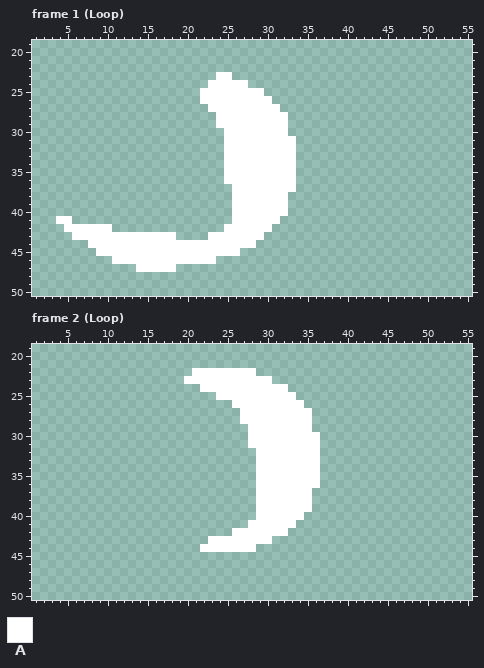
File history of a pixel-art file, sprites/whisp1.aseprite. Above: the version before the commit.
64x64 pixels, 6 frames. Shown: frame 1 (Loop): x 1..55, y 19..50; frame 2 (Loop): x 1..55, y 19..50. The commit also changed other frames, which this record leaves out.
Palette (. is transparent): A #ffffff
The result:
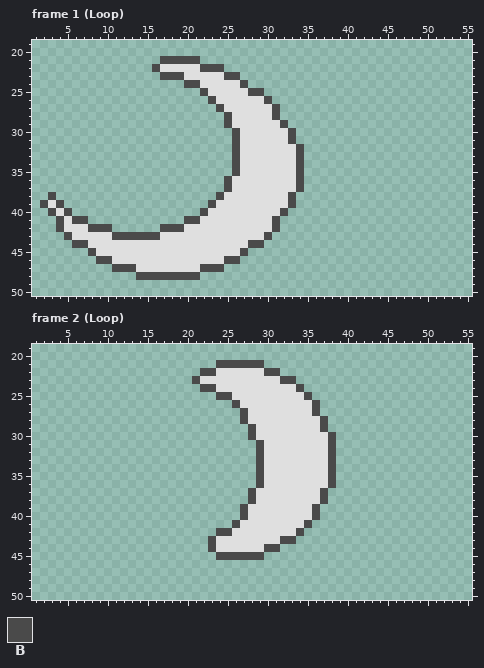
Colours new in this view: B #4a4a4a
From old to new:
layer "Layer 2" added
layer "Layer 1" now hidden
colour A: #ffffff -> #dfdfdf
Frame 1 (Loop):
y 21: x 17..21 ..... -> BBBBB
y 22: x 16..24 ......... -> BAAAAABBB
y 23: x 17..23 ....... -> BBBAAAA; x 25..26 A. -> BB
y 24: x 20..22 ... -> BBA; x 27 A -> B
y 25: x 22 A -> B; x 28..29 AA -> BB
y 26: x 22..23 AA -> .B; x 30 A -> B
y 27: x 23..24 AA -> .B; x 31 A -> B
y 28: x 24..25 AA -> .B; x 31..32 AA -> B.
y 29: x 24..25 AA -> .B; x 32 A -> B
y 30: x 25..26 AA -> .B; x 33 . -> B
y 31: x 25..26 AA -> .B; x 33 A -> B
y 32..35: x 25..26 AA -> .B; x 34 . -> B
y 36: x 25 A -> B; x 34 . -> B
y 37: x 25 . -> B; x 34 . -> B
y 38: x 3 . -> B; x 24..25 .. -> BA; x 33 . -> B
y 39: x 2..4 ... -> BAB; x 23..25 ... -> BAA; x 33 . -> B
y 40: x 3..5 ... -> BAB; x 22..25 .... -> BAAA; x 32 A -> B
y 41: x 4 A -> B; x 6..7 .. -> BB; x 20..25 ...... -> BBAAAA; x 31 A -> B
y 42: x 4 . -> B; x 8..10 AAA -> BBB; x 17..24 ........ -> BBBAAAAA; x 31 . -> B
y 43: x 5 . -> B; x 11..16 AAAAAA -> BBBBBB; x 19..22 .... -> AAAA; x 30 . -> B
y 44: x 6..7 .. -> BB; x 28..29 A. -> BB
y 45: x 8 . -> B; x 27 . -> B
y 46: x 9..10 .. -> BB; x 24..26 ... -> ABB
y 47: x 11..13 ... -> BBB; x 19..24 ...... -> AAABBB
y 48: x 14..21 ........ -> BBBBBBBB
Frame 2 (Loop):
y 21: x 24..29 ...... -> BBBBBB
y 22: x 21..23 AAA -> .BB; x 29..31 ... -> ABB
y 23: x 20..21 AA -> .B; x 31..33 ... -> ABB
y 24: x 22..23 AA -> BB; x 33..34 .. -> AB
y 25: x 24..25 AA -> BB; x 34..35 .. -> AB
y 26: x 26 A -> B; x 35..36 .. -> AB
y 27: x 27 A -> B; x 36 . -> B
y 28: x 27 A -> B; x 36..37 .. -> AB
y 29: x 28 A -> B; x 36..37 .. -> AB
y 30: x 28 A -> B; x 37..38 .. -> AB
y 31: x 28..29 AA -> .B; x 37..38 .. -> AB
y 32..36: x 29 A -> B; x 37..38 .. -> AB
y 37..38: x 28 . -> B; x 36..37 .. -> AB
y 39: x 27..28 .. -> BA; x 36 . -> B
y 40: x 27..28 .. -> BA; x 35..36 .. -> AB
y 41: x 26..27 .. -> BA; x 34..35 .. -> AB
y 42: x 24..25 .. -> BB; x 33..34 .. -> AB
y 43: x 23 A -> B; x 31..33 ... -> ABB
y 44: x 22..23 AA -> .B; x 29..31 ... -> ABB
y 45: x 24..29 ...... -> BBBBBB
Pixel boxes of the changes (left, top, right, bottom) in both pictures:
changed: (40, 56, 304, 280)
changed: (184, 360, 336, 560)
